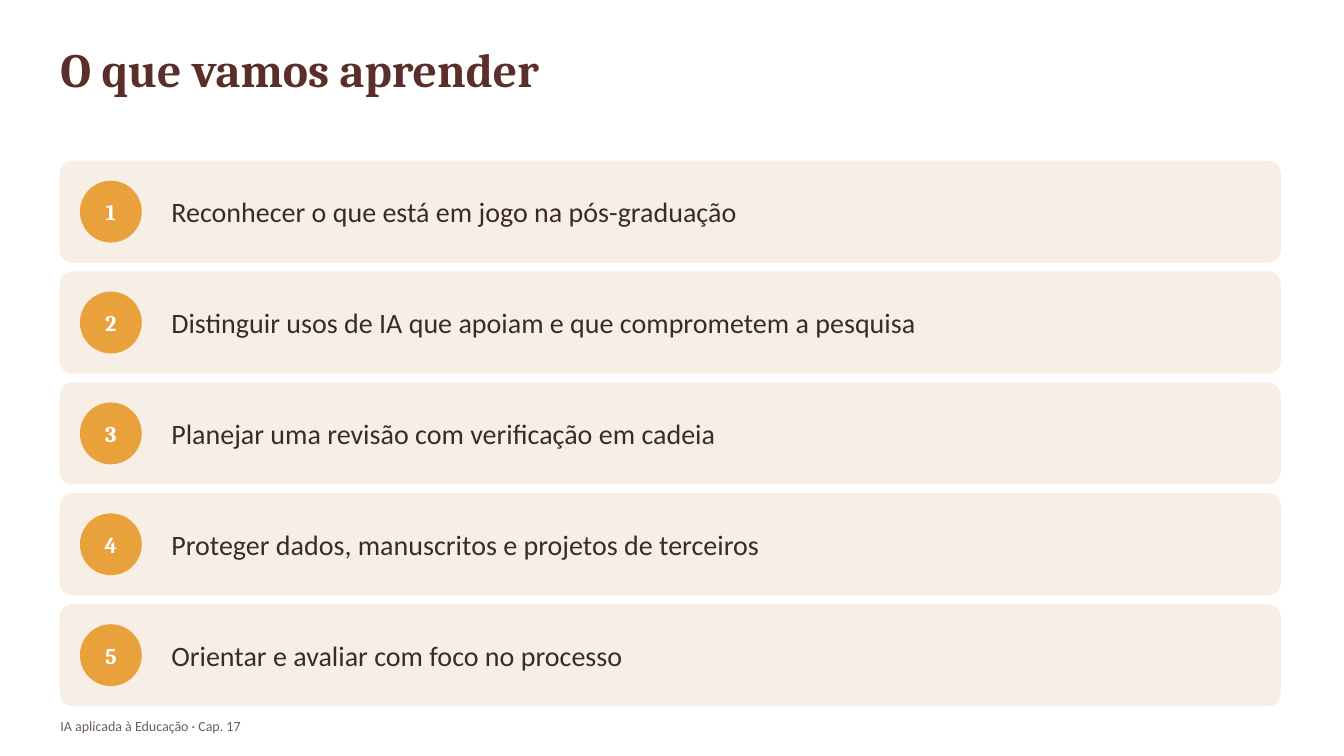
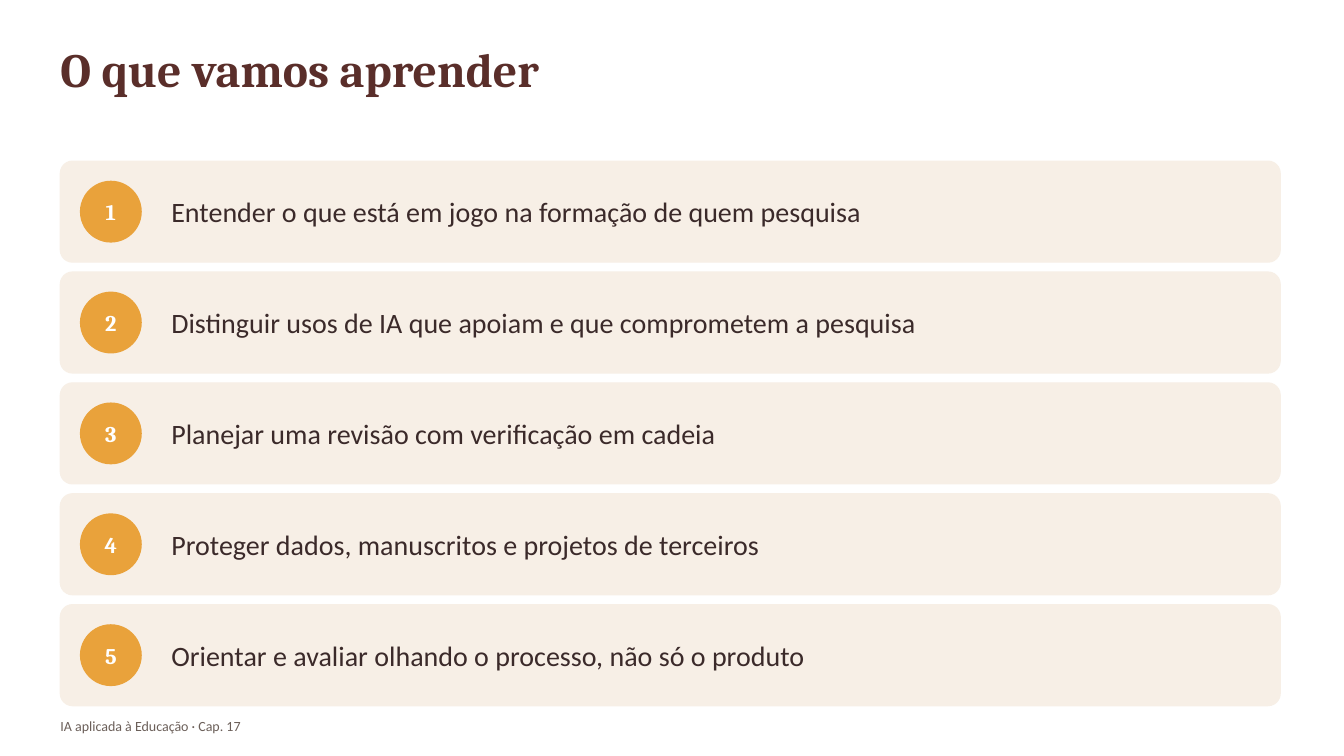
Before and after one commit to arakenmedeiros/claude, a slide deck: slide 2 of livro_ia_educacao/saida/pptx/Cap17_slides.pptx. Drawn at 1344x756 pixels with LibreOffice and Linux fonts; fonts in the diff are those of the drawing. Boxes give left, top, right and bottom in pixels: in the first picture for what was removed or moved away, otherwise in the second. Text is boxed around its words. In the diff, an @@ line names an element or a change of style, - is before the commit and + after.

```diff
--- a/livro_ia_educacao/saida/pptx/Cap17_slides.pptx
+++ b/livro_ia_educacao/saida/pptx/Cap17_slides.pptx
@@ text at [171, 202, 861, 227]: text changed @@
-Reconhecer o que está em jogo na pós-graduação
+Entender o que está em jogo na formação de quem pesquisa
@@ text at [171, 646, 804, 671]: text changed @@
-Orientar e avaliar com foco no processo
+Orientar e avaliar olhando o processo, não só o produto
```
Also in this commit, not shown: 8 other slides changed, 13 slides added, 3 slides removed, 42 other files.
